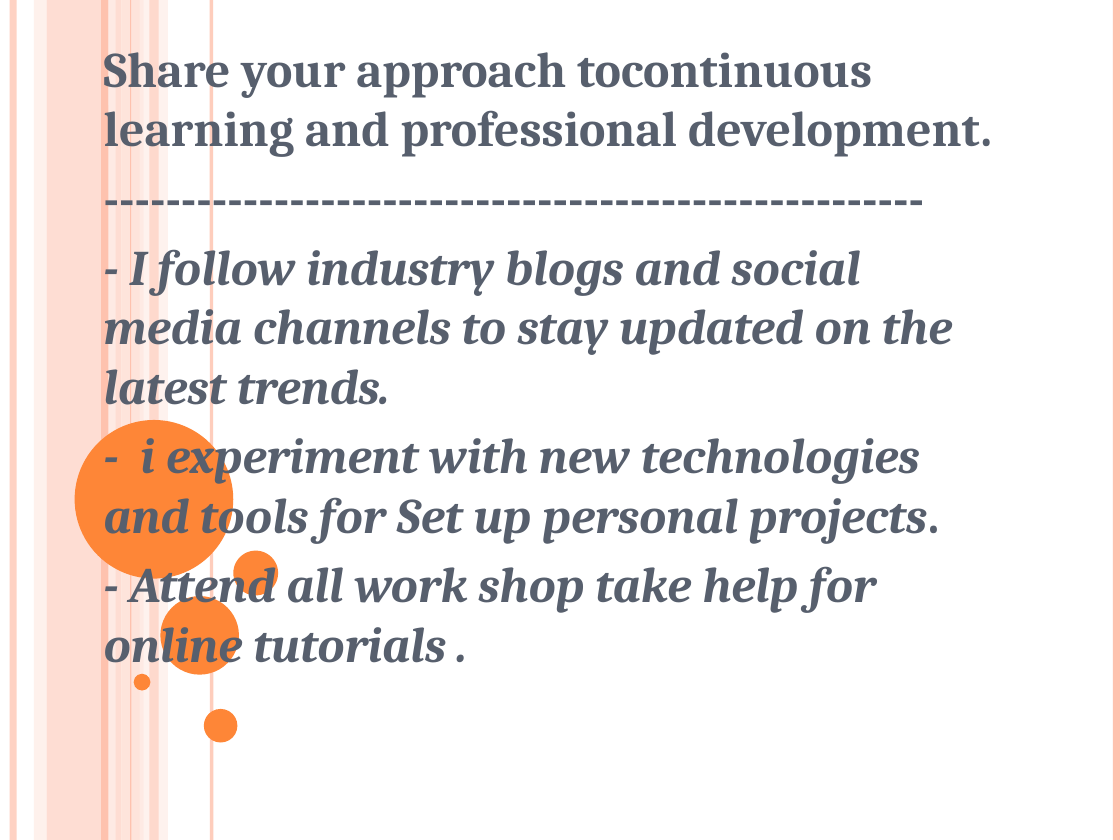
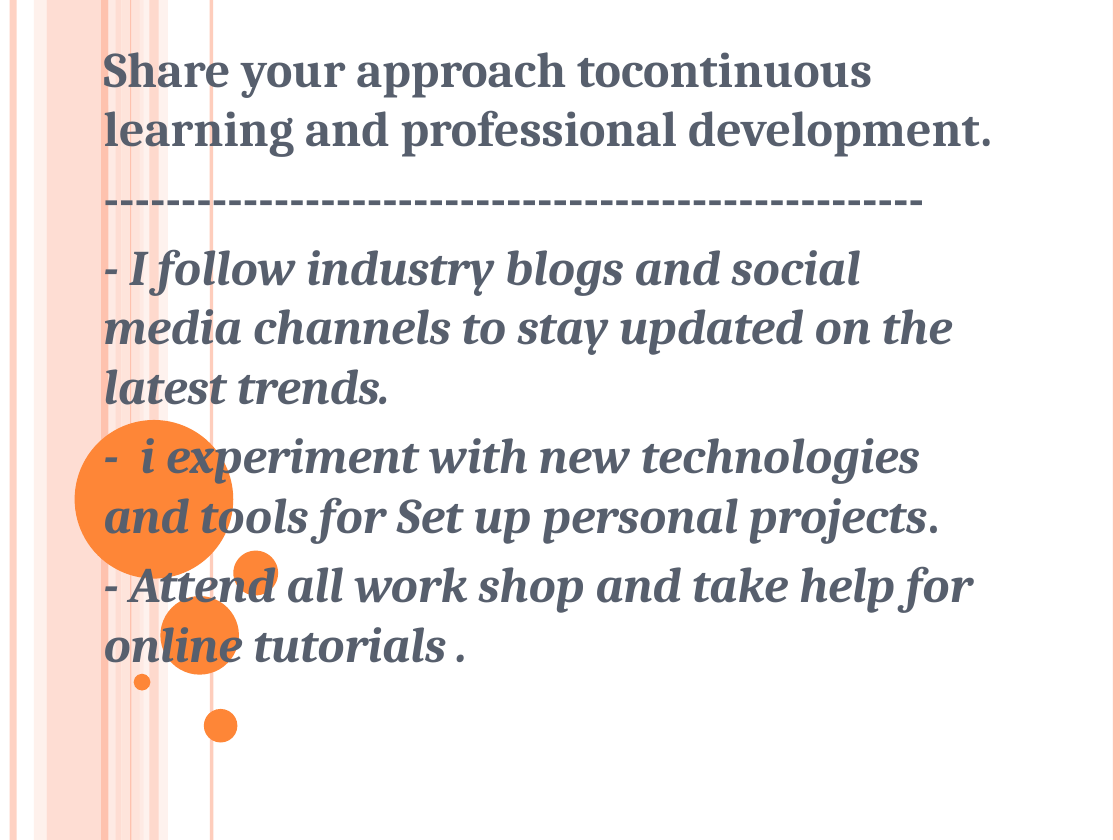
Before and after one commit to Akshaybaldha001/Top, a slide deck: slide 4 of Assinment/(modual-2 )ss.pptx. Drawn at 1120x840 pixels with LibreOffice and Linux fonts; fonts in the diff are those of the drawing. Boxes give left, top, right and bottom in pixels: in the first picture for what was removed or moved away, otherwise in the second. Text is boxed around its words. In the diff, an @@ line names an element or a change of style, - is before the commit and + after.

```diff
--- a/Assinment/(modual-2 )ss.pptx
+++ b/Assinment/(modual-2 )ss.pptx
@@ subtitle at [104, 556, 972, 673]: text changed @@
-- Attend all work shop take help for online tutorials .
+- Attend all work shop and take help for online tutorials .
```
Also in this commit, not shown: 2 other slides changed, 1 slide added.
